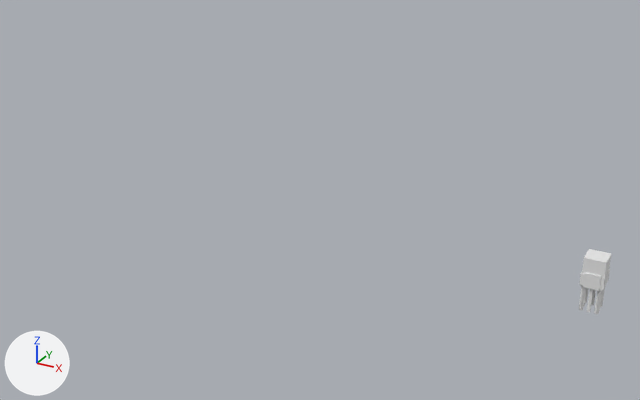
The Blender file blender/rocket_squid_model.blend as it was, and as the next commit left it.
One viewpoint serves both versions: a 50 mm camera at (5.4, -32.6, 18.2) aimed at (-12.8, 0.5, 1.6). Arrows for +X, +Y and +Z are at lower left; the lights stay in place.

Objects in the first picture: 'Head'.
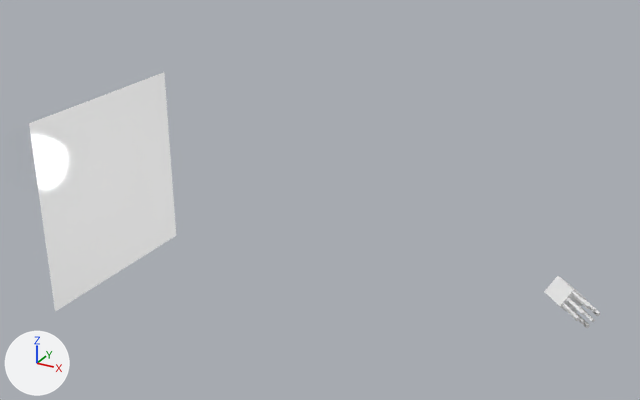
ob_rocket_squid_model is not drawn itself; it is the parent of ob_modelrocketsquid.

Boxes (x1, y1, x2, y2) around the edits, measured in the pictures (640 x 400 px):
'moon', added: after (29, 72, 176, 311)
'Head', moved, turned: before (580, 249, 611, 291); after (544, 276, 587, 312)
'Saddle', no longer drawn: before (583, 273, 601, 291)
'Tent3', moved, turned: before (594, 290, 602, 314); after (562, 304, 580, 321)
'Tent5', moved, turned: before (579, 286, 586, 310); after (574, 311, 589, 328)
'Straps', no longer drawn: before (579, 269, 610, 290)
'Tent1', moved, turned: before (601, 288, 605, 307); after (572, 292, 590, 309)
'Tent4', moved, turned: before (587, 289, 593, 312); after (573, 311, 585, 325)
'Tent2', moved, turned: before (599, 291, 603, 311); after (567, 298, 585, 315)
'Tent6', moved, turned: before (583, 288, 587, 307); after (578, 305, 595, 322)
'Tent7', moved, turned: before (585, 288, 589, 303); after (584, 299, 600, 316)
'Tent0', moved, turned: before (591, 290, 596, 305); after (590, 306, 596, 313)

Patch to the scene script:
```diff
--- a/blender/rocket_squid_model.blend.py
+++ b/blender/rocket_squid_model.blend.py
@@ mat_moon @@
+mat_moon = principled_material('moon')
+mat_moon.base_color = (0.8, 0.8, 0.8)  # white #e7e7e7
+mat_moon.metallic = 0.25
+mat_moon.coat_weight = 0.25
+mat_moon.sheen_weight = 0.5
+mat_moon.emission_strength = 0.25
@@ me_moon @@
+me_moon.from_pydata([(-0.5, -0.5, 0.0), (0.5, -0.5, 0.0), (-0.5, 0.5, 0.0), (0.5, 0.5, 0.0)], [], [(0, 1, 3, 2)])
+me_moon.materials.append(mat_moon)  # its picture is missing
@@ ob_rocket_squid_model @@
 ob_rocket_squid_model = bpy.data.objects.new('rocket_squid_model', None)
-ob_rocket_squid_model.location = (0.0, 0.0, 0.0)
+ob_rocket_squid_model.location = (0.0, -1.0, 0.0)
+ob_rocket_squid_model.rotation_euler = (1.571, -0.698, 3.927)  # degrees (90, -40, 225)
@@ ob_moon @@
+ob_moon = bpy.data.objects.new('moon', me_moon)
+ob_moon.location = (-25.0, 0.0, 0.0)
+ob_moon.rotation_euler = (1.571, 0.0, 1.571)  # degrees (90, 0, 90)
+ob_moon.scale = (10.0, 10.0, 1.0)
```
